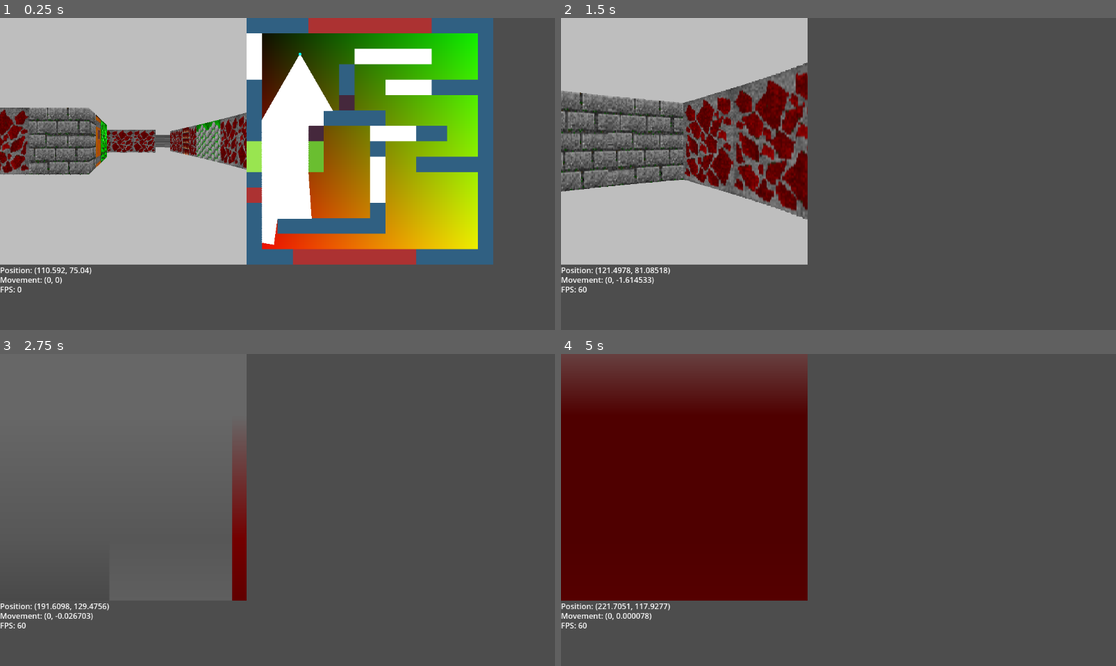
Above: before the commit, frames 1-4 (two rows, left to right).
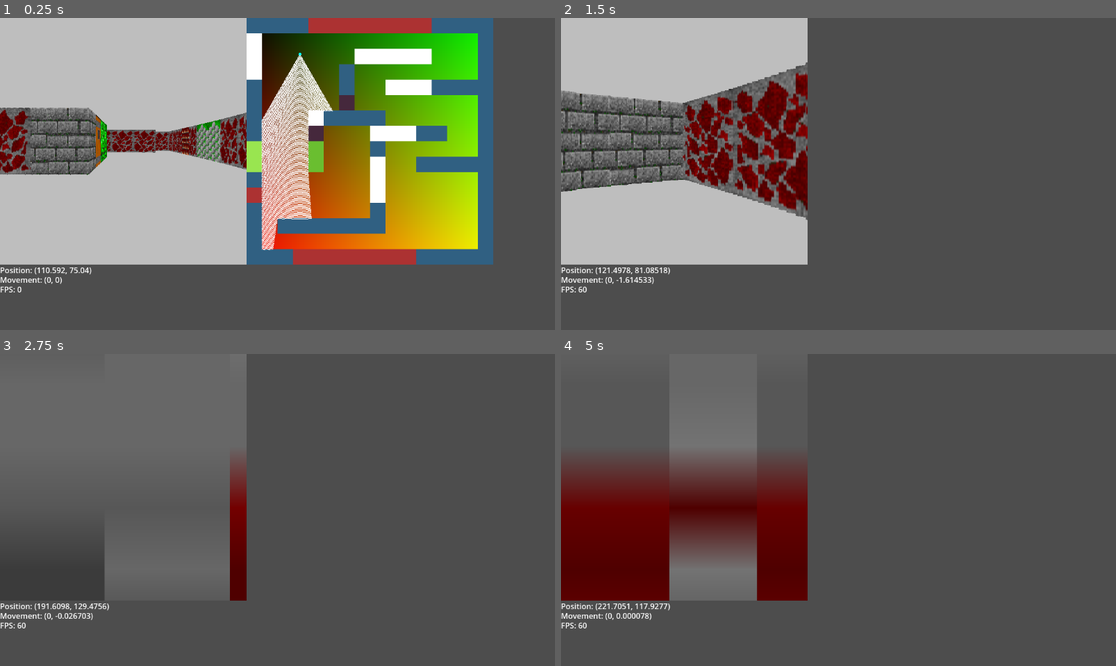
Above: after the commit, the same moments.

Repository: DiabloSerpent/doomTesting
Game: Godot game, scene res://game_window.tscn
The game is run twice, just before and just after one commit, with the same random seed, the same clock (stepped at 60 frames per second) and the same inputs.
Inputs:
- Up to frame 1 (0.25 s): no input
- Up to frame 2 (1.5 s): tap Enter at 0.5 s; hold Right 0.53-1.28 s; tap F at 0.6 s; hold S from 1.28 s (still down); tap G at 1.35 s
- Up to frame 3 (2.75 s): release S at 2.03 s; hold Right from 2.03 s (still down); tap F at 2.1 s
- Up to frame 4 (5 s): release Right at 2.78 s; hold W 2.78-3.53 s; tap G at 2.85, 4.35 s; hold Left from 3.53 s (still down); tap F at 3.6 s

The runs differ from the first frame. In frame 1, 3.8% of the frame differs, in the area x 0-61%, y 11-75%; in frame 2, 1.9%; in frame 3, 0.4%; in frame 4, 24%, in the area x 0-45%, y 0-80%.

Commit message:
Fix minor rendering bug

Diff:
--- a/src/GameWindow.gd
+++ b/src/GameWindow.gd
@@ -28,7 +28,7 @@
 # 400 steps to check for walls, each step is 1.6 pixels
 const MAX_RENDER_STEPS = 400
 const MAX_RENDER_DISTANCE = 640
-const RENDER_STEP_SIZE = MAX_RENDER_DISTANCE / MAX_RENDER_STEPS
+const RENDER_STEP_SIZE = float(MAX_RENDER_DISTANCE) / MAX_RENDER_STEPS
 
 const FOV = PI/3
 const LOW_CAMERA_SPEED = 60*PI/180
